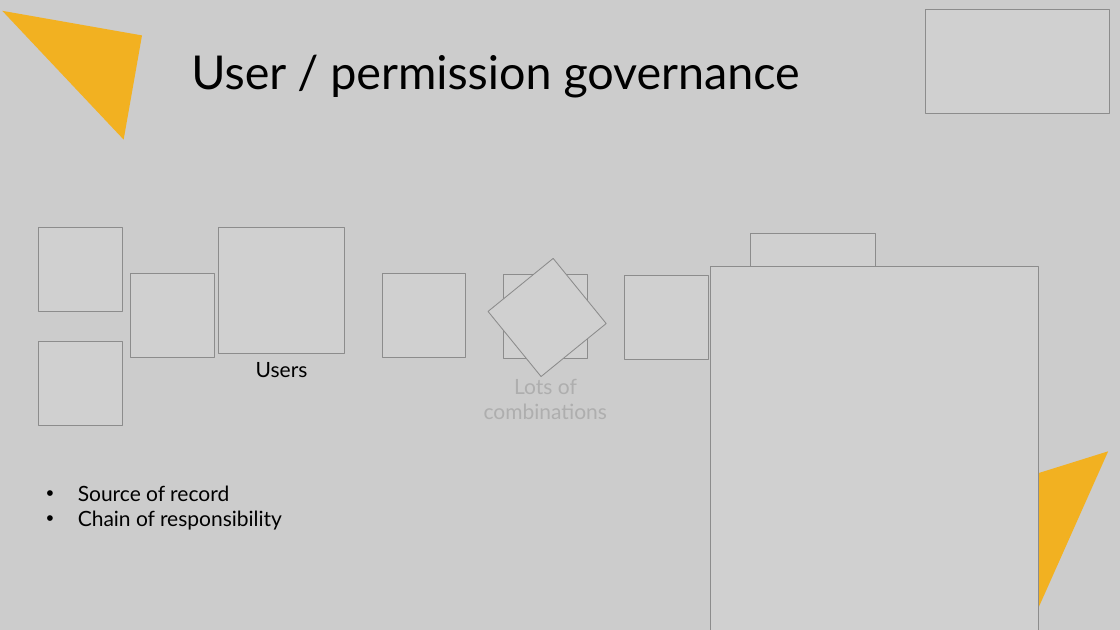
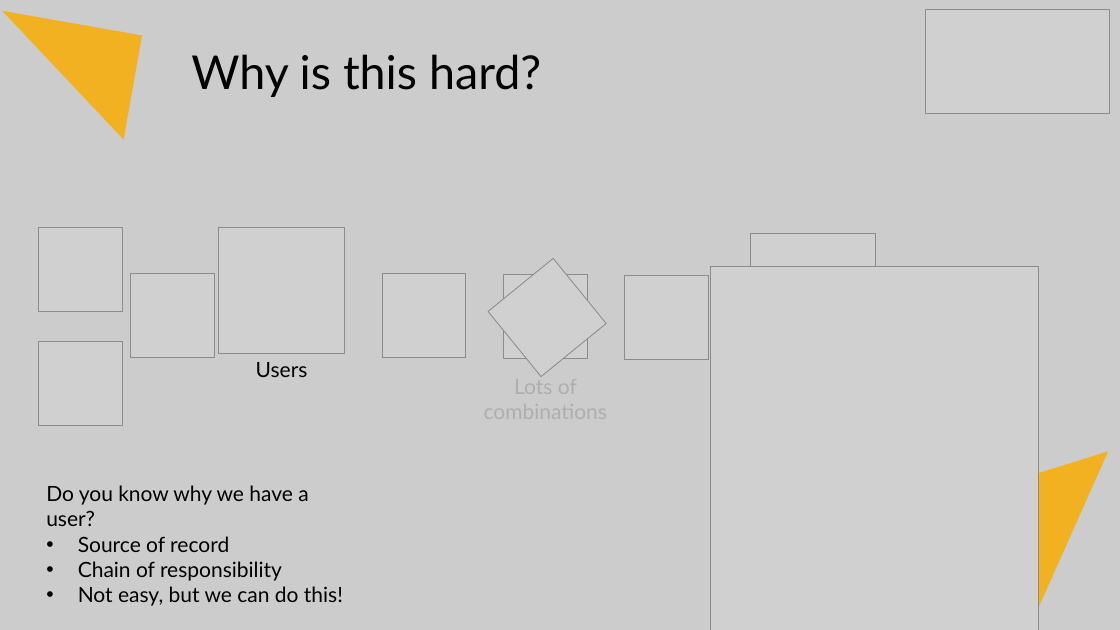
Before and after one commit to Fortigi/IdentityInsights, a slide deck: slide 8 of Presentation/Identity Insights.pptx. Drawn at 1120x630 pixels with LibreOffice and Linux fonts; fonts in the diff are those of the drawing; grey boxes stand for pictures. Boxes give left, top, right and bottom in pixels: in the first picture for what was removed or moved away, otherwise in the second. Text is boxed around its words. In the diff, an @@ line names an element or a change of style, - is before the commit and + after.

```diff
--- a/Presentation/Identity Insights.pptx
+++ b/Presentation/Identity Insights.pptx
@@ text at box(191, 54, 541, 97): text changed @@
-User / permission governance
+Why is this hard?
@@ text at box(46, 485, 308, 526): paragraph added @@
+Do you know why we have a user?
@@ text at box(78, 586, 343, 606): paragraph added @@
+• Not easy, but we can do this!
```
Also in this commit, not shown: 14 other slides changed, 16 slides added, 2 slides removed.
